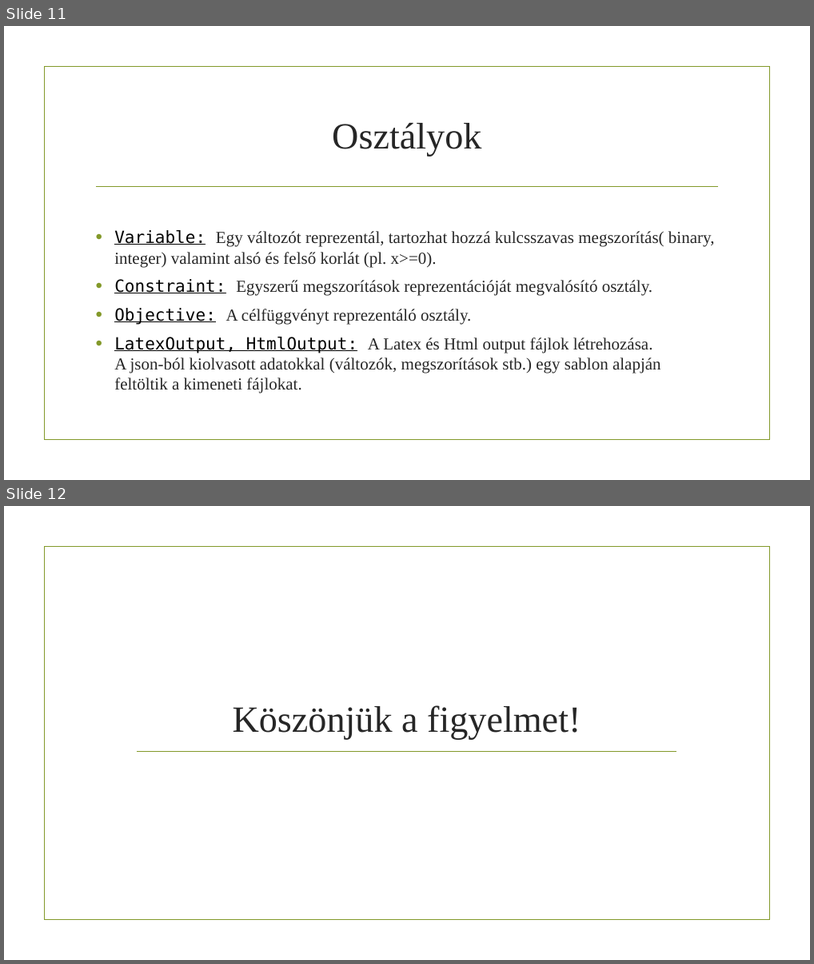
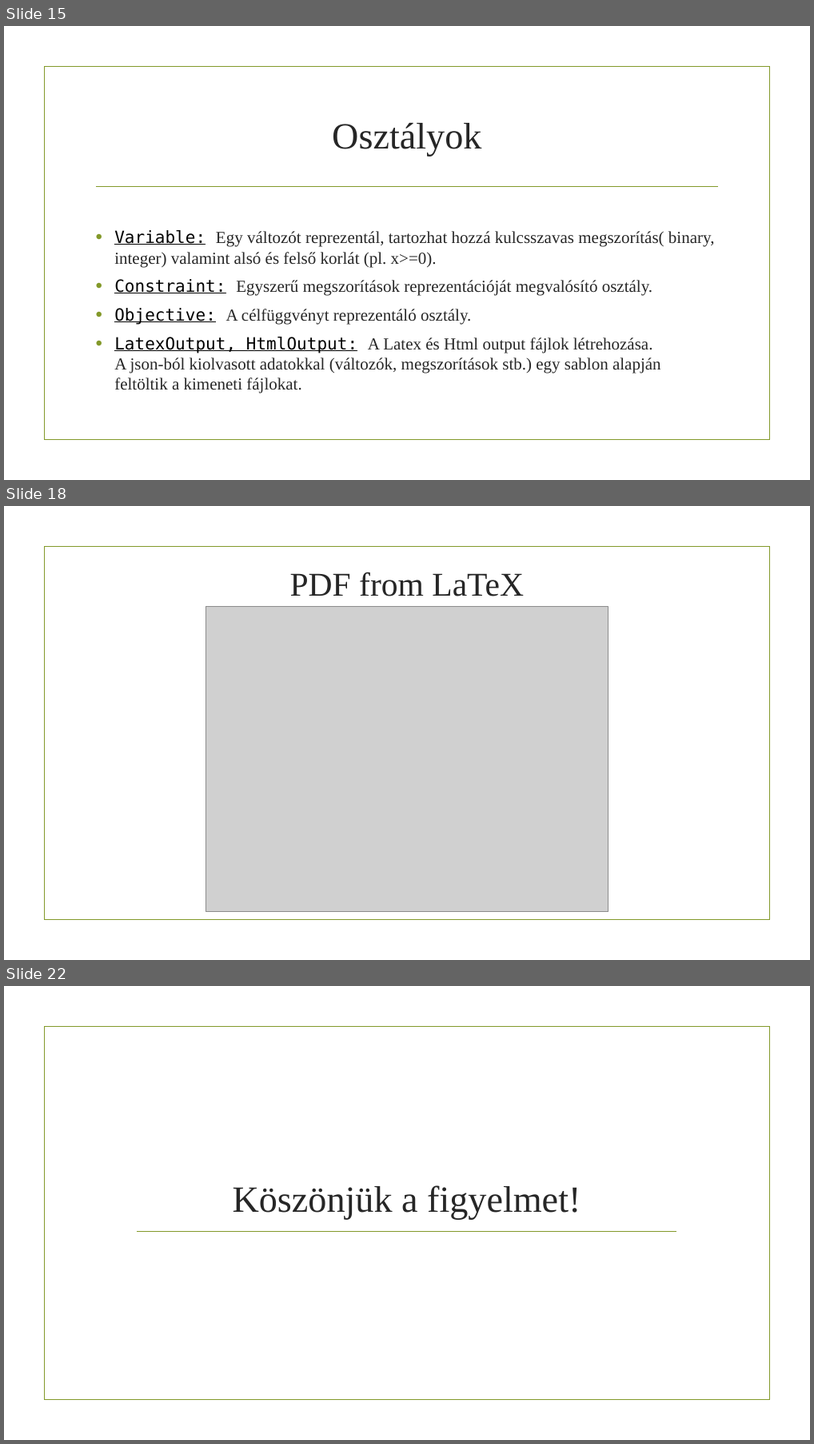
Before and after one commit to Teaching-projects/SZE-ProjektMunka2-gmpl2latex, a slide deck: Presentation/GMPL2LateX-Presentation.pptx. Shown one above the other, each under a label of ours: slides 11 and 12 before the commit, slides 15, 18 and 22 after it; the slides between them are not shown. The pictures are 814x964 and 814x1444 pixels, drawn with LibreOffice and Linux fonts; fonts in the diff are those of the drawing; grey boxes stand for pictures; background and template pictures are left out. Boxes give left, top, right and bottom in pixels: in the first picture for what was removed or moved away, otherwise in the second. Text is boxed around its words. In the diff, an @@ line names an element or a change of style, - is before the commit and + after.

```diff
--- a/Presentation/GMPL2LateX-Presentation.pptx
+++ b/Presentation/GMPL2LateX-Presentation.pptx
@@ slide 18 added at (x1=4, y1=506, x2=810, y2=960), background picture (left out); not listed: 1 template element that a slide beside it also shows @@
@@ title added at (x1=290, y1=572, x2=524, y2=596), 39.6 pt, text #262626 @@
+PDF from LaTeX
@@ picture added at (x1=206, y1=606, x2=609, y2=912) @@
@@ what was slide 11 is now slide 15 @@
@@ what was slide 12 is now slide 22 @@
```
Also in this commit, not shown: 11 other slides added, 2 slides removed.
